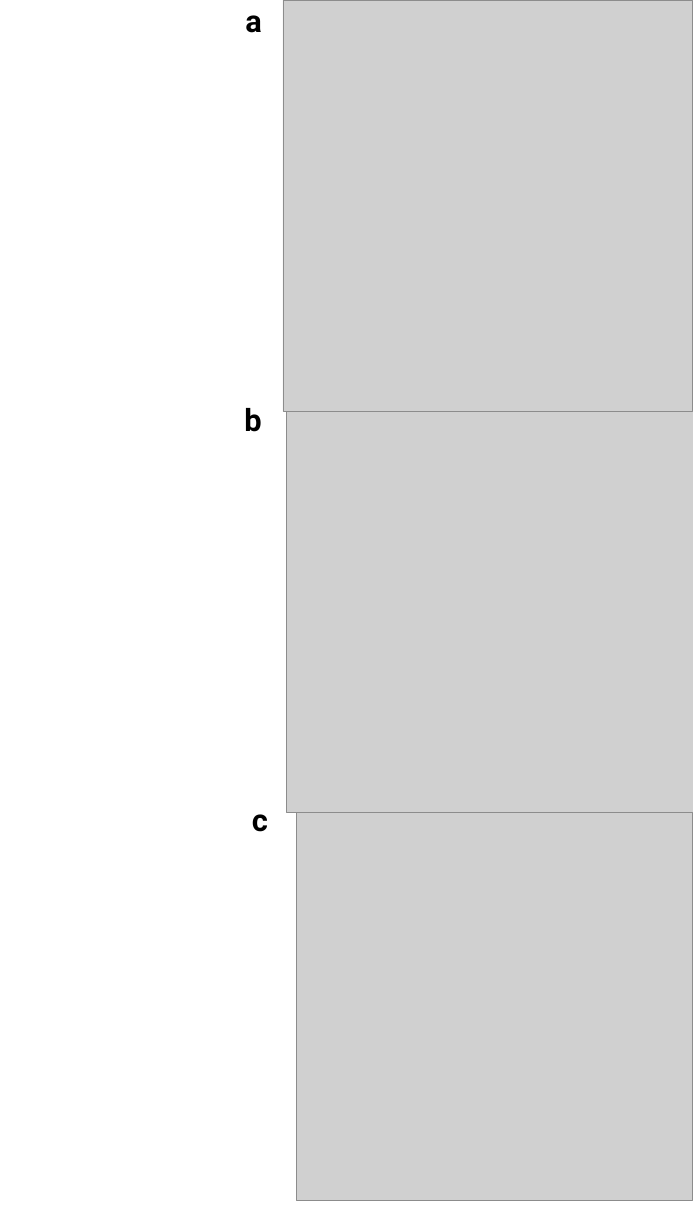
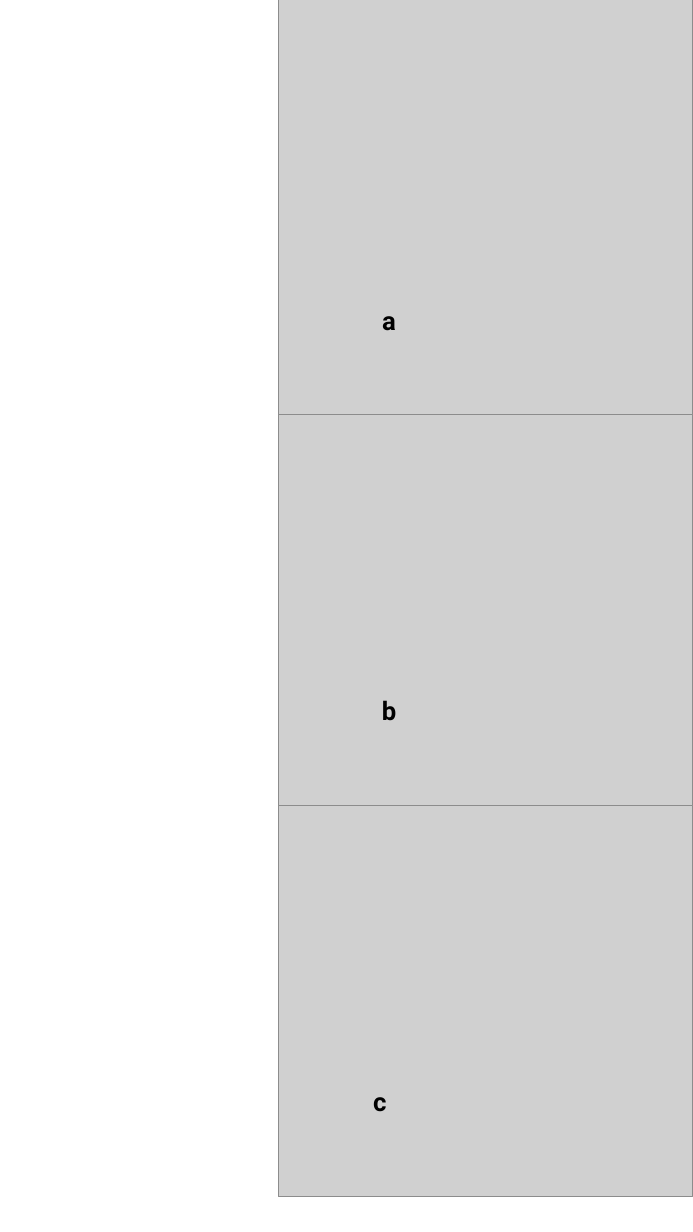
Before and after one commit to meyresearch/amino_acid_distance_distributions, a slide deck: slide 1 of plots/Fig4.pptx. Drawn at 693x1232 pixels with LibreOffice and Linux fonts; fonts in the diff are those of the drawing; grey boxes stand for pictures. Boxes give left, top, right and bottom in pixels: in the first picture for what was removed or moved away, otherwise in the second. Text is boxed around its words. In the diff, an @@ line names an element or a change of style, - is before the commit and + after.

```diff
--- a/plots/Fig4.pptx
+++ b/plots/Fig4.pptx
@@ picture: place and size @@
-picture at (283, 0, 693, 411)
+picture at (278, 0, 693, 415)
@@ text "a": place and size @@
-text "a" at (245, 15, 262, 33)
+text "a" at (382, 316, 396, 331)
@@ picture: place and size @@
-picture at (286, 408, 693, 812)
+picture at (278, 391, 693, 806)
@@ text "b": place and size @@
-text "b" at (244, 408, 261, 432)
+text "b" at (382, 700, 396, 721)
@@ picture: place and size @@
-picture at (297, 812, 693, 1200)
+picture at (278, 783, 693, 1198)
@@ size 24 to 20 pt in 3 elements at (382, 316, 396, 331), (382, 700, 396, 721), (373, 1097, 386, 1112) @@
@@ text "c": place and size @@
-text "c" at (252, 814, 268, 832)
+text "c" at (373, 1097, 386, 1112)
```
Also in this commit, not shown: 6 other files.
